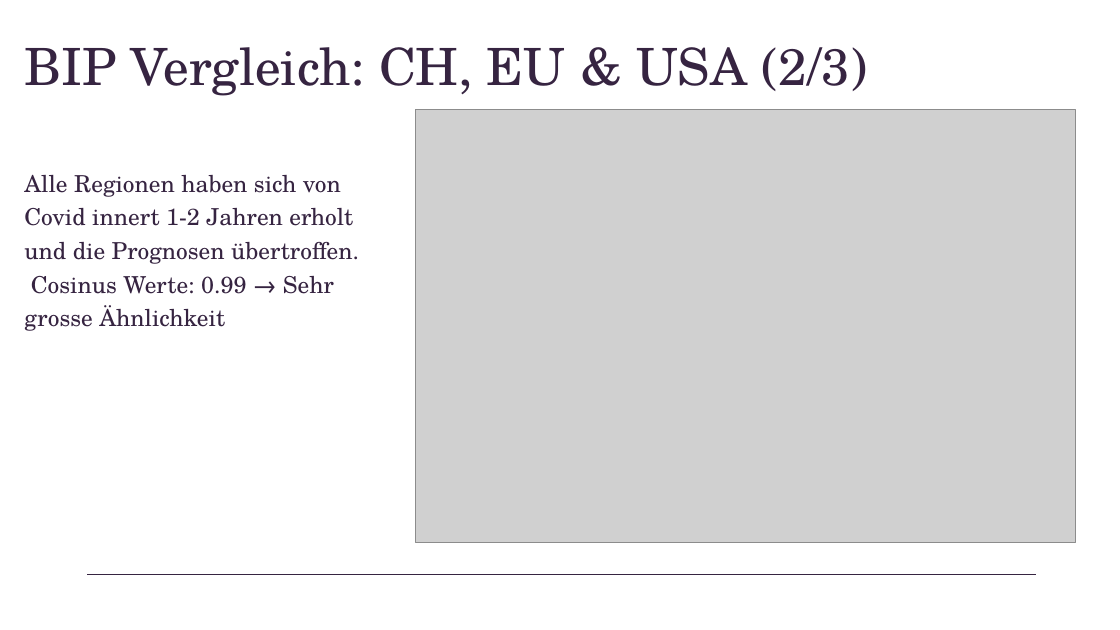
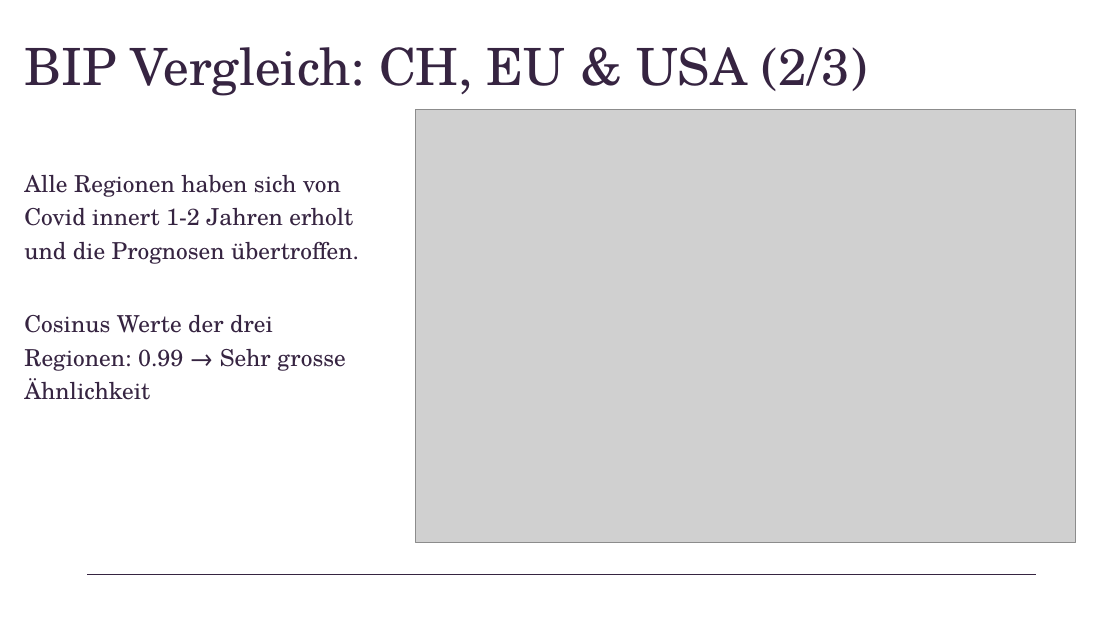
Before and after one commit to fischer-lukas/bina24_cifci_fischer, a slide deck: slide 12 of Staatsfinanzen im Vergleich.pptx. Drawn at 1120x630 pixels with LibreOffice and Linux fonts; fonts in the diff are those of the drawing; grey boxes stand for pictures. Boxes give left, top, right and bottom in pixels: in the first picture for what was removed or moved away, otherwise in the second. Text is boxed around its words. In the diff, an @@ line names an element or a change of style, - is before the commit and + after.

```diff
--- a/Staatsfinanzen im Vergleich.pptx
+++ b/Staatsfinanzen im Vergleich.pptx
@@ text at [24,175,359,371]: text changed @@
-Alle Regionen haben sich von Covid innert 1-2 Jahren erholt und die Prognosen übertroffen.
-Cosinus Werte: 0.99 → Sehr grosse Ähnlichkeit
+Alle Regionen haben sich von Covid innert 1-2 Jahren erholt und die Prognosen übertroffen.
+Cosinus Werte der drei Regionen: 0.99 → Sehr grosse Ähnlichkeit
```
Also in this commit, not shown: 8 other slides changed, 1 slide added.
